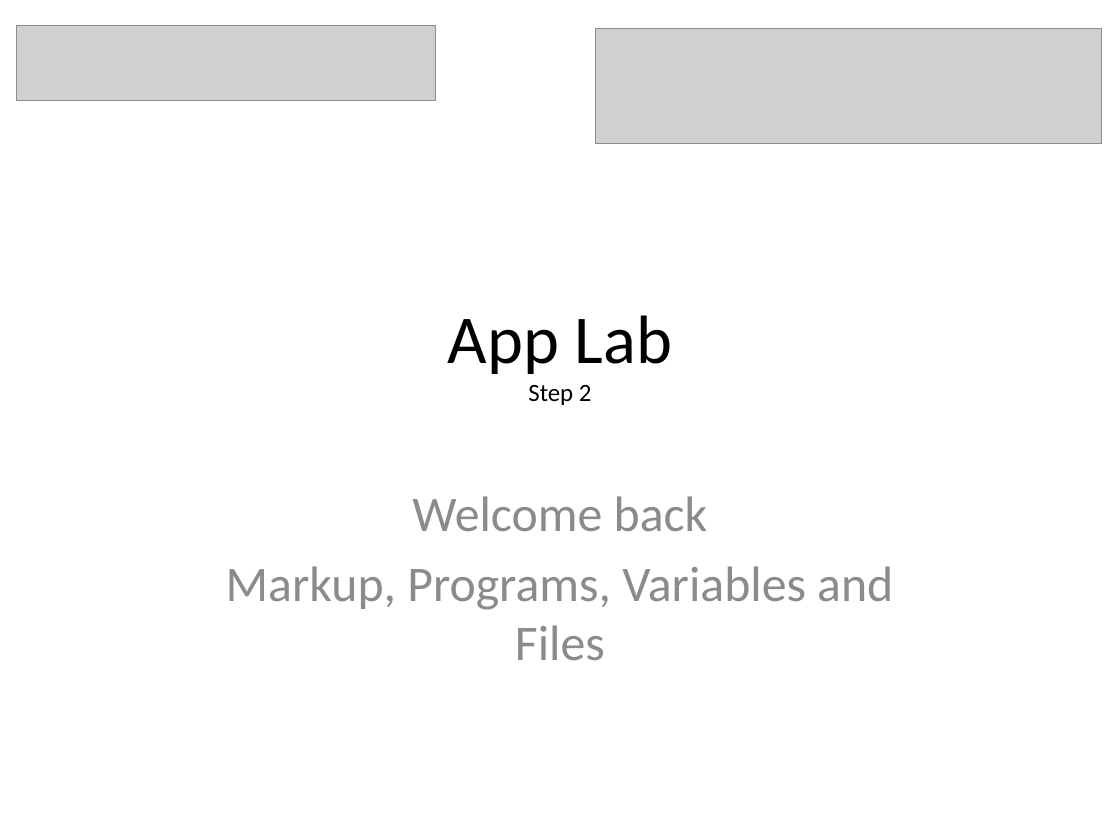
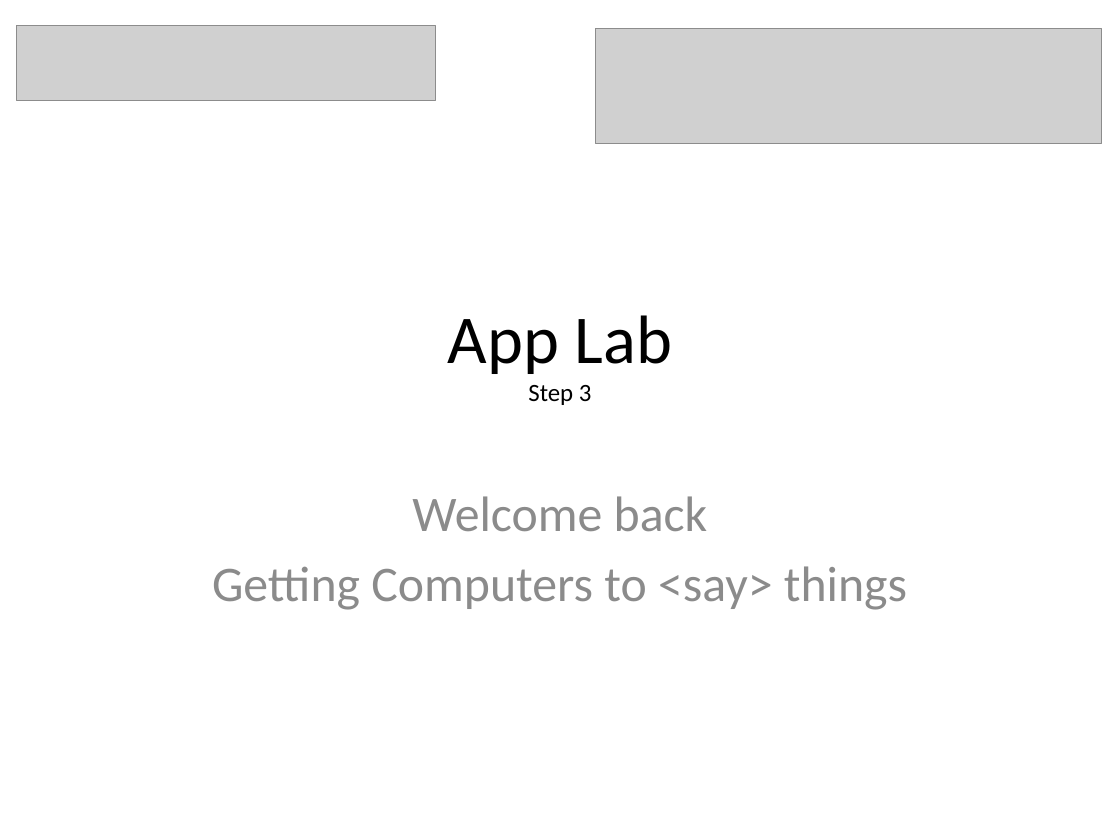
Before and after one commit to peterkarney1/devonshirehouse, a slide deck: slide 1 of Step 3/Inventors ClubV1 - Step 3.pptx. Drawn at 1120x840 pixels with LibreOffice and Linux fonts; fonts in the diff are those of the drawing; grey boxes stand for pictures. Boxes give left, top, right and bottom in pixels: in the first picture for what was removed or moved away, otherwise in the second. Text is boxed around its words. In the diff, an @@ line names an element or a change of style, - is before the commit and + after.

Commit message:
Updated slides

```diff
--- a/Step 3/Inventors ClubV1 - Step 3.pptx
+++ b/Step 3/Inventors ClubV1 - Step 3.pptx
@@ title at <box>448,315,672,405</box>: text changed @@
-App Lab
-Step 2
+App Lab
+Step 3
@@ subtitle at <box>212,566,907,610</box>: text changed @@
-Markup, Programs, Variables and Files
+Getting Computers to <say> things
```
Also in this commit, not shown: 7 slides added, 9 slides removed, 7 other files.
